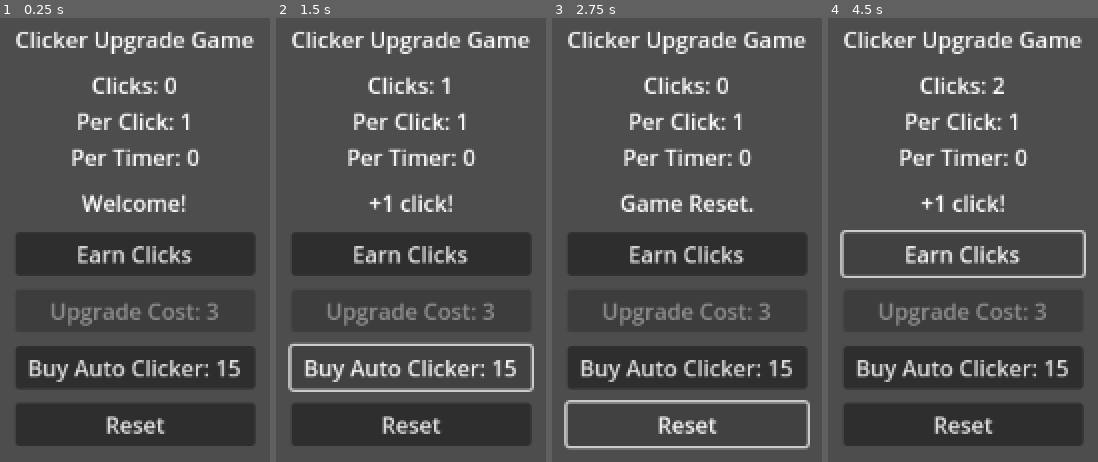
Above: before the commit, frames 1-4 (left to right).
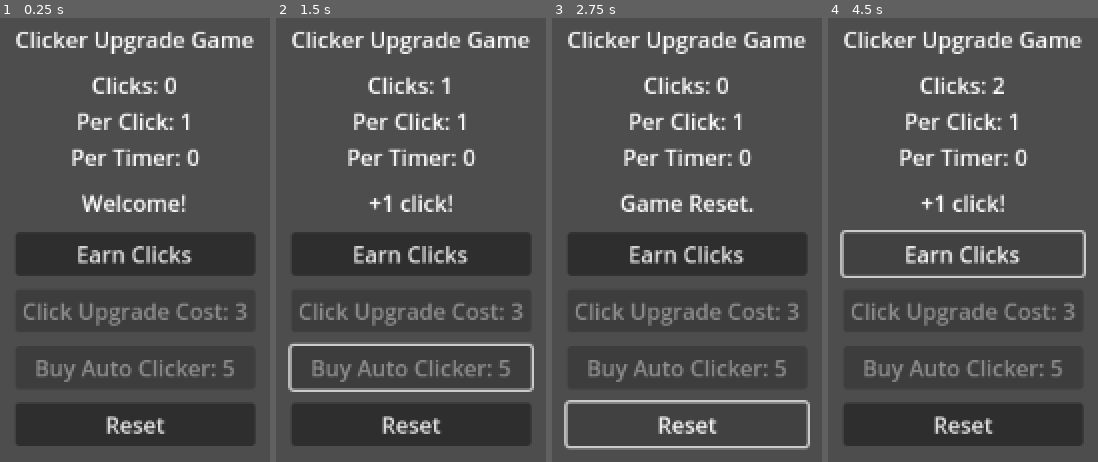
Above: after the commit, the same moments.

Repository: fehudma/godot_projects
Game: Godot game, scene res://Scenes/main.tscn
The game is run twice, just before and just after one commit, with the same random seed, the same clock (stepped at 60 frames per second) and the same inputs.
Inputs (mouse positions are in pixels of both pictures, inside the frame that each line leads up to):
- Up to frame 1 (0.25 s): no input
- Up to frame 2 (1.5 s): click "Earn Clicks" at 0.5 s; click (411, 368) at 1.25 s, where only the run before the commit has a clickable "Buy Auto Clicker: 15"
- Up to frame 3 (2.75 s): click "Reset" at 2 s
- Up to frame 4 (4.5 s): click "Earn Clicks" at 2.75 s; click (963, 368) at 3.5 s, where only the run before the commit has a clickable "Buy Auto Clicker: 15"; click "Earn Clicks" at 4.25 s

The runs differ from the first frame. In frame 1, 3.3% of the frame differs, in the area x 8-92%, y 63-82%; in frame 2, 3.3%; in frame 3, 3.3%; in frame 4, 3.3%.

Commit message:
add reset autoclicker data when press Reset button

Diff:
--- a/Scripts/main.gd
+++ b/Scripts/main.gd
@@ -8,14 +8,15 @@
 const UPGRADE_COST_INCREASE: int = 2
 const CLICKS_PER_CLICK_INCREASE: int = 1
 const STARTING_TIMEOUT_COUNT: int = 0
-const AUTO_CLICKER_COST_START: int = 15
+const AUTO_CLICKER_COST_START: int = 5
+const STARTING_PASSIVE_CLICKS_PER_TICK: int = 0
 #========================================
 var clicks: int = STARTING_CLICKS
 var clicks_per_click: int = STARTING_CLICKS_PER_CLICK
 var upgrade_cost: int = STARTING_UPGRADE_COST
 var upgrade_modifier: int = STARTING_UPGRADE_LEVEL
 var timeout_count: int = STARTING_TIMEOUT_COUNT
-var passive_clicks_per_tick: int = 0
+var passive_clicks_per_tick: int = STARTING_PASSIVE_CLICKS_PER_TICK
 var auto_clicker_cost: int = AUTO_CLICKER_COST_START
 #========================================
 @onready var stats_label: Label = $VBoxContainer/StatsLabel
@@ -30,6 +31,7 @@
 	update_stats_label()
 	update_upgrade_button()
 	auto_clicker_button.text = "Buy Auto Clicker: " + str(auto_clicker_cost)
+	auto_clicker_button.disabled = clicks < auto_clicker_cost
 #========================================on-click function definition
 #
 func update_stats_label() -> void:
@@ -38,7 +40,7 @@
 	stats_label.text = "Clicks: " + str(clicks) + "\nPer Click: " + str(clicks_per_click) + "\nPer Timer: " + str(passive_clicks_per_tick)
 #
 func update_upgrade_button() -> void:
-	upgrade_button.text = "Upgrade Cost: " + str(upgrade_cost)
+	upgrade_button.text = "Click Upgrade Cost: " + str(upgrade_cost)
 	upgrade_button.disabled = not can_afford_upgrade()
 #
 
@@ -74,6 +76,9 @@
 	clicks_per_click = STARTING_CLICKS_PER_CLICK
 	upgrade_cost= STARTING_UPGRADE_COST
 	upgrade_modifier= STARTING_UPGRADE_LEVEL
+	timeout_count = STARTING_TIMEOUT_COUNT
+	passive_clicks_per_tick = STARTING_PASSIVE_CLICKS_PER_TICK
+	auto_clicker_cost= AUTO_CLICKER_COST_START
 	message_label.text = "Game Reset."
 	update_ui()
 
@@ -105,7 +110,11 @@
 	update_ui()
 
 
-
-
 func _on_auto_clicker_button_pressed() -> void:
 	print("Autoclicker Button Pressed")
+	if clicks >= auto_clicker_cost:
+		clicks -= auto_clicker_cost
+		passive_clicks_per_tick += 1
+		auto_clicker_cost += 5
+		message_label.text = "Auto Clicker bought!"
+		update_ui()
